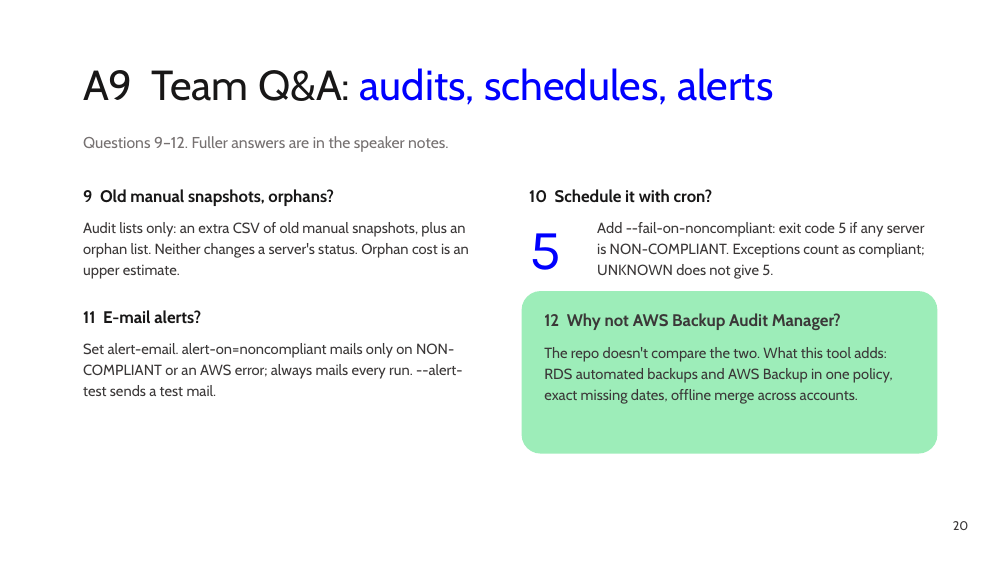
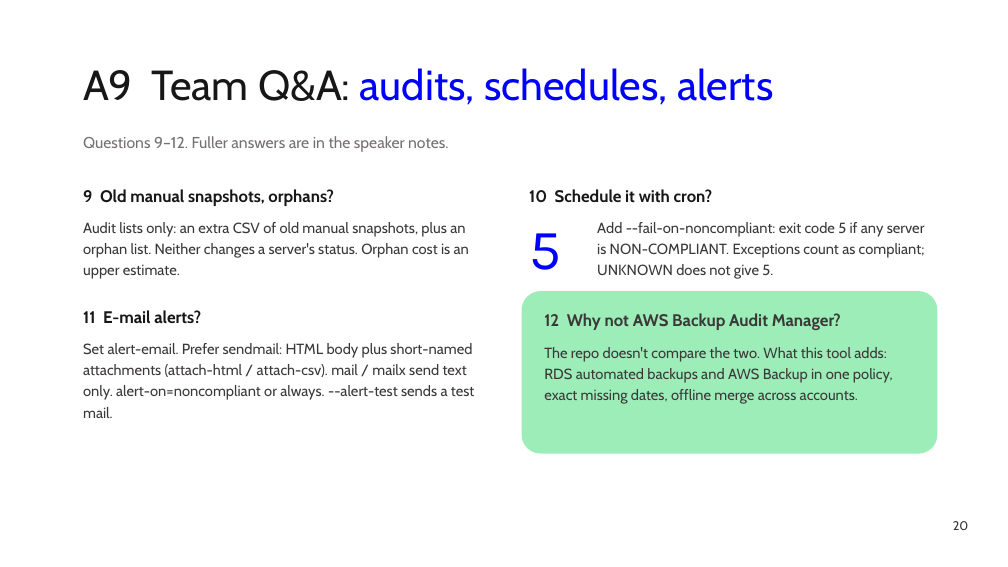
Before and after one commit to manideepgrandhi/rds-backup-compliance, a slide deck: slide 20 of docs/RDS_Backup_Compliance_Walkthrough.pptx. Drawn at 1008x567 pixels with LibreOffice and Linux fonts; fonts in the diff are those of the drawing. Boxes give left, top, right and bottom in pixels: in the first picture for what was removed or moved away, otherwise in the second. Text is boxed around its words. In the diff, an @@ line names an element or a change of style, - is before the commit and + after.

Commit message:
Walkthrough deck: refresh to v1.8.0
Update the 20-slide team deck: version 1.8.0, 44 settings, 814 checks,
alert_email.jq, check-mode and attach-* keys, and verbatim code citations
moved to the current line numbers (A4 916-925, A5 67-68 and 71-78, A6 358-364).

```diff
--- a/docs/RDS_Backup_Compliance_Walkthrough.pptx
+++ b/docs/RDS_Backup_Compliance_Walkthrough.pptx
@@ text at <box>83,343,474,418</box>: text changed @@
-Set alert-email. alert-on=noncompliant mails only on NON-COMPLIANT or an AWS error; always mails every run. --alert-test sends a test mail.
+Set alert-email. Prefer sendmail: HTML body plus short-named attachments (attach-html / attach-csv). mail / mailx send text only. alert-on=noncompliant or always. --alert-test sends a test mail.
```
Also in this commit, not shown: 10 other slides changed.
